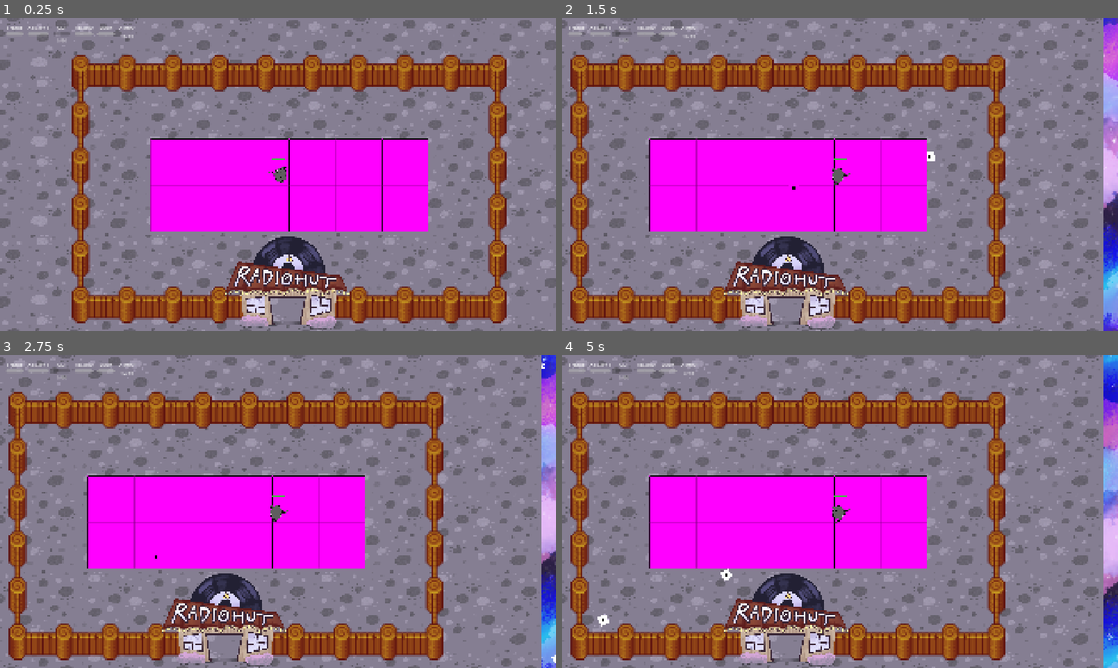
Above: before the commit, frames 1-4 (two rows, left to right).
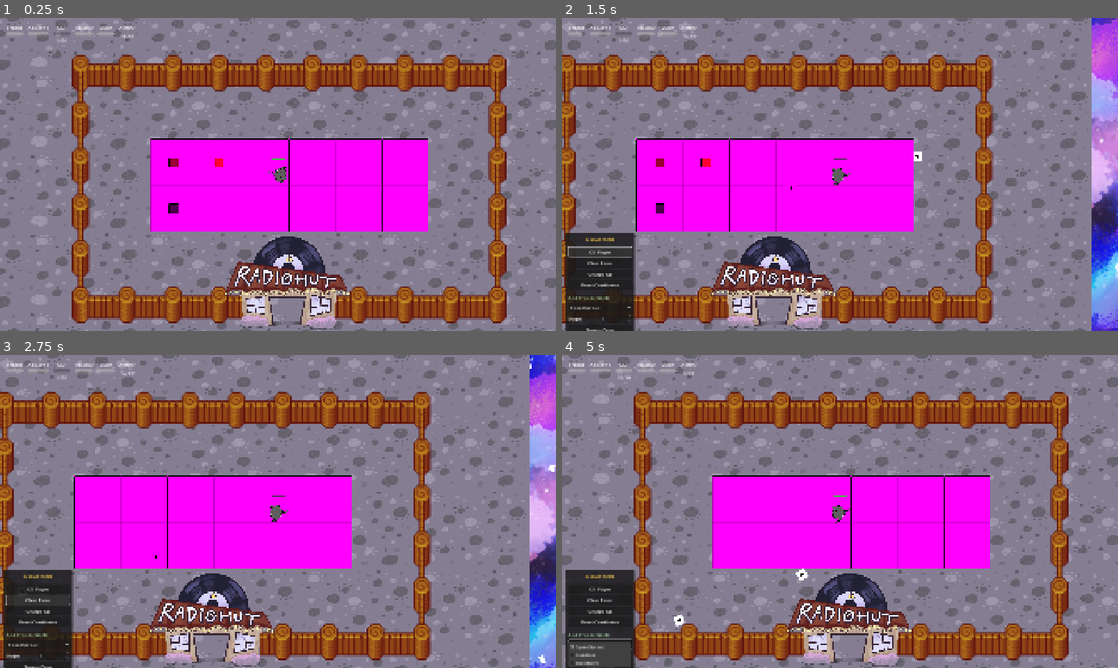
Above: after the commit, the same moments.

Repository: UVASGD/spring-2026-meowdernwarfare
Game: Godot game, scene res://scenes/game.tscn
Same seed, same stepped clock (60 frames per second), same inputs: the game is played once before the commit and once after it. This scene is started directly instead of the project's main scene. The engine's default icon, where the game draws it, is replaced by a stand-in: a white triangle on a blue panel in a dark square.
Inputs (mouse positions are in pixels of both pictures, inside the frame that each line leads up to):
- Up to frame 1 (0.25 s): no input
- Up to frame 2 (1.5 s): tap Enter (ui_accept) at 0.5, 0.77 s; move the mouse to (962, 158) at 0.52 s; hold D 0.53-1.25 s; tap Tab at 0.6 s; click (962, 158) at 0.67 s; click (600, 252) at 1.25 s, where only the run after the commit has a clickable "Kill Player"
- Up to frame 3 (2.75 s): click (38, 599) at 2 s, where only the run after the commit has a clickable "Clear Farm"
- Up to frame 4 (5 s): click (600, 611) at 2.75 s, where only the run after the commit has a clickable "Charge Ult"; click (600, 621) at 3.5 s, where only the run after the commit has a clickable "Reset Cooldowns"; click (600, 642) at 4.25 s, where only the run after the commit has a clickable "SpeedSprout"

The runs differ from the first frame. In frame 1, 0.2% of the frame differs, in the area x 30-41%, y 44-63%; in frame 2, 38%; in frame 3, 37%; in frame 4, 47%, in the area x 0-100%, y 0-100%.

Commit message:
fixed crop bugs and added debug menu

Diff:
--- a/scenes/crop_spawner.tscn
+++ b/scenes/crop_spawner.tscn
@@ -1,10 +1,14 @@
-[gd_scene load_steps=3 format=3 uid="uid://jrafw8skg73p"]
+[gd_scene load_steps=6 format=3 uid="uid://jrafw8skg73p"]
 
 [ext_resource type="Script" uid="uid://d3cs42n3vytv5" path="res://scripts/crop_spawner.gd" id="1_2kaq1"]
 [ext_resource type="Texture2D" uid="uid://dq04ttuxfkx3x" path="res://assets/sprites/icon.svg" id="1_hb8wk"]
+[ext_resource type="PackedScene" path="res://scenes/crops/blast_berry.tscn" id="2_ojhc7"]
+[ext_resource type="PackedScene" path="res://scenes/crops/iron_root.tscn" id="3_4o8ky"]
+[ext_resource type="PackedScene" uid="uid://midwqrc2tccp" path="res://scenes/crops/speed_sprout.tscn" id="4_ww02r"]
 
 [node name="cropSpawner" type="Node2D"]
 script = ExtResource("1_2kaq1")
+crop_scenes = Array[PackedScene]([ExtResource("2_ojhc7"), ExtResource("3_4o8ky"), ExtResource("4_ww02r")])
 
 [node name="cropSpawnPoint" type="Marker2D" parent="."]
 
--- a/scenes/crops/speed_sprout.tscn
+++ b/scenes/crops/speed_sprout.tscn
@@ -1,6 +1,6 @@
-[gd_scene load_steps=4 format=3]
+[gd_scene load_steps=4 format=3 uid="uid://midwqrc2tccp"]
 
-[ext_resource type="Script" path="res://scripts/crops/speed_sprout.gd" id="1_script"]
+[ext_resource type="Script" uid="uid://cj1mv4etarwd7" path="res://scripts/crops/speed_sprout.gd" id="1_script"]
 
 [sub_resource type="PlaceholderTexture2D" id="PlaceholderTexture2D_1"]
 size = Vector2(32, 32)
--- a/scenes/farm.gd
+++ b/scenes/farm.gd
@@ -31,7 +31,6 @@
 	crop.remove_buff(_owner)
 	crop.is_planted = false
 	crop.owner_farm = null
-	# Detach from tile
 	if crop.get_parent() and crop.get_parent().has_method("uproot"):
 		crop.get_parent().uproot()
 	elif crop.get_parent():
--- a/scripts/crop.gd
+++ b/scripts/crop.gd
@@ -26,7 +26,7 @@
 signal picked_up
 
 func _ready() -> void:
-	collision_layer = 0
+	collision_layer = 16
 	collision_mask = 0
 	monitoring = false
 	monitorable = true
--- a/scripts/crop_spawner.gd
+++ b/scripts/crop_spawner.gd
@@ -26,19 +26,16 @@
 	current_crop = crop
 
 	crop.picked_up.connect(func(): current_crop = null)
-	print("Spawned crop at stage ", stage)
 
 func _on_spawn_timer_timeout() -> void:
 	spawn_crop()
 
 func _on_stage_timer_timeout() -> void:
 	stage = mini(stage + 1, max_stage)
-	print("Crop spawner stage: ", stage)
 
 func _on_start_timer_timeout() -> void:
 	spawn_timer.start()
 	stage_timer.start()
-	print("Crop spawner started")
 
 func _on_end_timer_timeout() -> void:
-	print("Game over")
+	pass
--- a/scripts/game.gd
+++ b/scripts/game.gd
@@ -16,12 +16,18 @@
 }
 @export var DEFAULT_MAP: String = "testArena"
 
+const DebugMenu = preload("res://scripts/ui/debug_menu.gd")
+
 @onready var gm: GameManager = $GameManager
 var map_node: Node = null
 var farms: Array = []
 
 func _ready() -> void:
+	var dbg = DebugMenu.new()
+	add_child(dbg)
+
 	var map_name = GameData.pending_settings.get("map", DEFAULT_MAP)
+	var starters = GameData.get_active_starters()
 	_load_map(map_name)
 	_setup_spawn_points()
 	_setup_entity_layer()
@@ -33,7 +39,11 @@
 		start_solo_vs_ai()
 
 	_assign_farms()
-	_plant_starter_crops()
+	# Scene tiles in TileMapLayer aren't instantiated until the first frame update
+	await get_tree().process_frame
+	await get_tree().process_frame
+	_collect_farms_tiles()
+	_plant_starter_crops(starters)
 
 func _load_map(map_name: String) -> void:
 	var path = MAP_SCENES.get(map_name, MAP_SCENES[DEFAULT_MAP])
@@ -87,13 +97,38 @@
 func _collect_farms() -> void:
 	farms = get_tree().get_nodes_in_group("farms")
 
+func _collect_farms_tiles() -> void:
+	#print("[CROP] _collect_farms_tiles (post-frame): re-checking tile counts")
+	#for i in farms.size():
+	#	var f = farms[i]
+	#	var tilemap = f.get_node_or_null("TileMapLayer")
+	#	if tilemap:
+	#		var tile_count = 0
+	#		for child in tilemap.get_children():
+	#			if child.has_method("plant"):
+	#				tile_count += 1
+	#		print("[CROP]   farm[", i, "] '", f.name, "': ", tilemap.get_child_count(), " children, ", tile_count, " plantable tiles")
+	#	else:
+	#		print("[CROP]   farm[", i, "] '", f.name, "': no TileMapLayer")
+	pass
+
 func _assign_farms() -> void:
-	for i in range(mini(gm.players.size(), farms.size())):
-		farms[i].assign_owner(gm.players[i])
-	print("Assigned ", mini(gm.players.size(), farms.size()), " farms")
-
-func _plant_starter_crops() -> void:
-	var starters = GameData.get_active_starters()
+	var available = farms.duplicate()
+	for player in gm.players:
+		var best_farm = null
+		var best_dist := INF
+		for f in available:
+			var dist = f.global_position.distance_to(player.global_position)
+			if dist < best_dist:
+				best_dist = dist
+				best_farm = f
+		if best_farm:
+			best_farm.assign_owner(player)
+			available.erase(best_farm)
+
+func _plant_starter_crops(starters: Array[String] = []) -> void:
+	if starters.is_empty():
+		starters = GameData.get_active_starters()
 	if starters.is_empty():
 		return
 
@@ -110,7 +145,6 @@
 			crop._setup()
 			player.farm.plant_crop(crop, tiles[j])
 			player.crop_count += 1
-	print("Planted starter crops: ", starters)
 
 func _get_empty_tiles(f) -> Array:
 	var tiles: Array = []
--- a/scripts/globals/game_data.gd
+++ b/scripts/globals/game_data.gd
@@ -86,10 +86,14 @@
 	config.set_value("crops", "starters", Array(starter_crops))
 	config.save("user://settings.cfg")
 
+const DEFAULT_STARTERS: Array[String] = ["SpeedSprout", "IronRoot", "BlastBerry"]
+
 func get_active_starters() -> Array[String]:
 	if not pending_starter_crops.is_empty():
 		return pending_starter_crops
-	return starter_crops
+	if not starter_crops.is_empty():
+		return starter_crops
+	return DEFAULT_STARTERS
 
 func change_scene(path: String, duration: float = -1.0) -> void:
 	if duration < 0:
--- a/scripts/player.gd
+++ b/scripts/player.gd
@@ -157,11 +157,12 @@
 		_create_tooltip()
 
 func _physics_process(delta: float) -> void:
-	reasonable_timer += delta
-	if reasonable_timer > reasonable_timer_max: #for print debug statements that dont spam console
-		if input is LocalInput:
-			print(self.global_position)
-		reasonable_timer = 0.0
+	#reasonable_timer += delta
+	#if reasonable_timer > reasonable_timer_max: #for print debug statements that dont spam console
+		#if input is LocalInput:
+			##print(self.global_position)
+			#print()
+		#reasonable_timer = 0.0
 
 	if input == null:
 		return
@@ -419,7 +420,7 @@
 func _setup_crop_area() -> void:
 	_crop_area = Area2D.new()
 	_crop_area.collision_layer = 0
-	_crop_area.collision_mask = 0
+	_crop_area.collision_mask = 16
 	_crop_area.monitoring = true
 	_crop_area.monitorable = false
 	var shape = CollisionShape2D.new()
@@ -429,8 +430,10 @@
 	_crop_area.add_child(shape)
 	add_child(_crop_area)
 	_crop_area.area_entered.connect(_on_crop_area_entered)
+	#print("[PLAYER] _setup_crop_area: player_", player_id, " crop pickup area ready (radius=40, mask=0, layer=0)")
 
 func _on_crop_area_entered(area: Area2D) -> void:
+	#print("[PLAYER] _on_crop_area_entered: player_", player_id, " area=", area, " is_Crop=", area is Crop, " held=", held_crop, " drop_cd=", drop_cd, " is_planted=", area.is_planted if area is Crop else "N/A")
 	if area is Crop and held_crop == null and drop_cd <= 0 and not area.is_planted:
 		pickup_world_crop(area)
 
@@ -452,25 +455,28 @@
 	if input.shoot_just and held_crop == null:
 		_try_uproot()
 
-	# Keep held sprite following
 	if held_sprite and held_crop:
-		held_sprite.global_position = global_position + Vector2(0, -50)
+		var behind = -aim_dir.normalized() * 40.0
+		held_sprite.global_position = global_position + behind
 
 func pickup_world_crop(crop: Crop) -> void:
+	#print("[PLAYER] pickup_world_crop: player_", player_id, " picking up '", crop.crop_name, "' stage=", crop.stage)
 	held_crop = crop
 	crop.picked_up.emit()
-	crop.get_parent().remove_child(crop)
+	if crop.get_parent():
+		crop.get_parent().remove_child(crop)
 
 	held_sprite = Sprite2D.new()
 	held_sprite.texture = crop.icon if crop.icon else _make_placeholder_tex(crop)
 	held_sprite.scale = Vector2(0.5, 0.5)
 	held_sprite.z_index = 10
 	get_parent().add_child(held_sprite)
-	held_sprite.global_position = global_position + Vector2(0, -50)
+	held_sprite.global_position = global_position + (-aim_dir.normalized() * 40.0)
 
 func drop_held_crop() -> void:
 	if held_crop == null:
 		return
+	#print("[PLAYER] drop_held_crop: player_", player_id, " dropping '", held_crop.crop_name, "'")
 	held_crop.global_position = global_position
 	get_parent().add_child(held_crop)
 	held_crop = null
@@ -479,26 +485,37 @@
 		held_sprite.queue_free()
 		held_sprite = null
 
+const INTERACT_RANGE := 400.0
+const TILE_HALF := 80.0
+
+func _tile_at_cursor(tiles: Array) -> Node:
+	var aim_pos = get_aim_position()
+	for tile in tiles:
+		if tile.global_position.distance_to(aim_pos) <= TILE_HALF:
+			return tile
+	return null
+
 func _try_plant() -> void:
 	if farm == null or held_crop == null:
 		return
 	if not farm.has_space():
 		return
 
-	# Find nearest empty plantable tile in own farm
 	var tiles = _get_plantable_tiles(farm)
-	var best: Node = null
-	var best_dist := INF
 	var aim_pos = get_aim_position()
-	for tile in tiles:
-		if tile.planted_crop != null:
-			continue
-		var dist = tile.global_position.distance_to(aim_pos)
-		if dist < best_dist and dist < 200.0:
-			best_dist = dist
-			best = tile
-
-	if best == null:
+	var closest_d := INF
+	var closest_t: Node = null
+	for t in tiles:
+		var d = t.global_position.distance_to(aim_pos)
+		if d < closest_d:
+			closest_d = d
+			closest_t = t
+	print("[PLANT] aim=", aim_pos, " closest_tile=", closest_t.global_position if closest_t else "NONE", " dist=", snapped(closest_d, 0.1), " TILE_HALF=", TILE_HALF)
+	var tile = _tile_at_cursor(tiles)
+	if tile == null or tile.planted_crop != null:
+		return
+	if tile.global_position.distance_to(global_position) > INTERACT_RANGE:
+		print("[PLANT] tile out of INTERACT_RANGE: ", tile.global_position.distance_to(global_position))
 		return
 
 	var crop = held_crop
@@ -507,23 +524,22 @@
 		held_sprite.queue_free()
 		held_sprite = null
 
-	farm.plant_crop(crop, best)
+	farm.plant_crop(crop, tile)
 	crop_count += 1
 
 func _try_uproot() -> void:
-	var aim_pos = get_aim_position()
-	# Check all farms for planted crops near aim
-	var farms = get_tree().get_nodes_in_group("farms")
-	for f in farms:
-		for tile in _get_plantable_tiles(f):
-			if tile.planted_crop == null:
-				continue
-			if tile.global_position.distance_to(aim_pos) < 60.0:
-				var crop = f.remove_crop(tile.planted_crop)
-				if crop:
-					f._owner.crop_count -= 1 if f._owner else 0
-					pickup_world_crop(crop)
-				return
+	var farms_list = get_tree().get_nodes_in_group("farms")
+	for f in farms_list:
+		var tile = _tile_at_cursor(_get_plantable_tiles(f))
+		if tile == null or tile.planted_crop == null:
+			continue
+		if tile.global_position.distance_to(global_position) > INTERACT_RANGE:
+			continue
+		var crop = f.remove_crop(tile.planted_crop)
+		if crop:
+			f._owner.crop_count -= 1 if f._owner else 0
+			pickup_world_crop(crop)
+		return
 
 func _get_plantable_tiles(f) -> Array:
 	var tiles: Array = []
--- /dev/null
+++ b/scripts/ui/debug_menu.gd
@@ -0,0 +1,150 @@
+extends CanvasLayer
+
+const CROP_SCENES := {
+	"SpeedSprout": preload("res://scenes/crops/speed_sprout.tscn"),
+	"IronRoot": preload("res://scenes/crops/iron_root.tscn"),
+	"BlastBerry": preload("res://scenes/crops/blast_berry.tscn"),
+}
+
+var panel: PanelContainer
+var vbox: VBoxContainer
+var crop_stage_spin: SpinBox
+var crop_picker: OptionButton
+var visible_flag := false
+
+func _ready() -> void:
+	layer = 90
+	_build_ui()
+	panel.visible = false
+
+func _unhandled_input(event: InputEvent) -> void:
+	if event is InputEventKey and event.pressed and event.keycode == KEY_TAB:
+		visible_flag = !visible_flag
+		panel.visible = visible_flag
+		get_viewport().set_input_as_handled()
+
+func _get_local_player() -> Player:
+	var gm = GameManager.instance
+	if gm:
+		return gm.get_local_player()
+	for p in get_tree().get_nodes_in_group("players"):
+		if p is Player and p.input is LocalInput:
+			return p
+	return null
+
+func _build_ui() -> void:
+	panel = PanelContainer.new()
+	panel.set_anchors_preset(Control.PRESET_CENTER_LEFT)
+	panel.position = Vector2(10, 200)
+	panel.custom_minimum_size = Vector2(240, 0)
+
+	var style = StyleBoxFlat.new()
+	style.bg_color = Color(0.1, 0.1, 0.1, 0.85)
+	style.corner_radius_top_left = 6
+	style.corner_radius_top_right = 6
+	style.corner_radius_bottom_left = 6
+	style.corner_radius_bottom_right = 6
+	style.content_margin_left = 10
+	style.content_margin_right = 10
+	style.content_margin_top = 10
+	style.content_margin_bottom = 10
+	panel.add_theme_stylebox_override("panel", style)
+
+	vbox = VBoxContainer.new()
+	vbox.add_theme_constant_override("separation", 6)
+	panel.add_child(vbox)
+
+	var title = Label.new()
+	title.text = "Debug (TAB)"
+	title.horizontal_alignment = HORIZONTAL_ALIGNMENT_CENTER
+	title.add_theme_color_override("font_color", Color(1, 0.8, 0.3))
+	vbox.add_child(title)
+
+	_add_separator()
+	_add_button("Kill Player", _on_kill)
+	_add_button("Clear Farm", _on_clear_farm)
+	_add_button("Charge Ult", _on_charge_ult)
+	_add_button("Reset Cooldowns", _on_reset_cooldowns)
+
+	_add_separator()
+	var crop_label = Label.new()
+	crop_label.text = "Add Crop to World"
+	crop_label.add_theme_color_override("font_color", Color(0.7, 0.9, 0.7))
+	vbox.add_child(crop_label)
+
+	crop_picker = OptionButton.new()
+	for crop_name in CROP_SCENES.keys():
+		crop_picker.add_item(crop_name)
+	vbox.add_child(crop_picker)
+
+	var stage_row = HBoxContainer.new()
+	var stage_label = Label.new()
+	stage_label.text = "Stage:"
+	stage_label.size_flags_horizontal = Control.SIZE_EXPAND_FILL
+	stage_row.add_child(stage_label)
+	crop_stage_spin = SpinBox.new()
+	crop_stage_spin.min_value = 1
+	crop_stage_spin.max_value = 3
+	crop_stage_spin.value = 1
+	crop_stage_spin.size_flags_horizontal = Control.SIZE_EXPAND_FILL
+	stage_row.add_child(crop_stage_spin)
+	vbox.add_child(stage_row)
+
+	_add_button("Spawn Crop", _on_spawn_crop)
+
+	add_child(panel)
+
+func _add_button(text: String, callback: Callable) -> void:
+	var btn = Button.new()
+	btn.text = text
+	btn.pressed.connect(callback)
+	vbox.add_child(btn)
+
+func _add_separator() -> void:
+	var sep = HSeparator.new()
+	sep.add_theme_constant_override("separation", 4)
+	vbox.add_child(sep)
+
+func _on_kill() -> void:
+	var p = _get_local_player()
+	if p and p.hero:
+		p.hero.take_damage(p.hero.health + 1)
+
+func _on_clear_farm() -> void:
+	var p = _get_local_player()
+	if p == null or p.farm == null:
+		return
+	var farm = p.farm
+	for crop in farm.crops.duplicate():
+		farm.remove_crop(crop)
+		crop.queue_free()
+	p.crop_count = 0
+
+func _on_charge_ult() -> void:
+	var p = _get_local_player()
+	if p and p.hero:
+		p.hero.ult_points = p.hero.max_ult_points
+
+func _on_reset_cooldowns() -> void:
+	var p = _get_local_player()
+	if p and p.hero:
+		p.hero.shoot_cd = 0.0
+		p.hero.ability1_cd = 0.0
+		p.hero.reload_cd = 0.0
+	if p:
+		p.dash_cd_timer = 0.0
+
+func _on_spawn_crop() -> void:
+	var p = _get_local_player()
+	if p == null:
+		return
+	var crop_name = crop_picker.get_item_text(crop_picker.selected)
+	var scene = CROP_SCENES.get(crop_name)
+	if scene == null:
+		return
+	var crop = scene.instantiate() as Crop
+	crop.stage = int(crop_stage_spin.value)
+	crop._setup()
+	var spawn_pos = p.global_position + p.aim_dir * 80.0
+	crop.global_position = spawn_pos
+	p.get_parent().add_child(crop)
--- a/scripts/ui/lobby.gd
+++ b/scripts/ui/lobby.gd
@@ -261,6 +261,8 @@
 	GameData.set_online_game(players, settings)
 	if not selected_crops.is_empty():
 		GameData.pending_starter_crops = selected_crops.duplicate()
+		GameData.starter_crops = selected_crops.duplicate()
+		GameData.save_starter_crops()
 	GameData.change_scene("res://scenes/game.tscn")
 
 func _on_disconnected() -> void:
Not shown, added: scripts/crops/blast_berry.gd.uid
Not shown, added: scripts/crops/iron_root.gd.uid
Not shown, added: scripts/crops/speed_sprout.gd.uid
